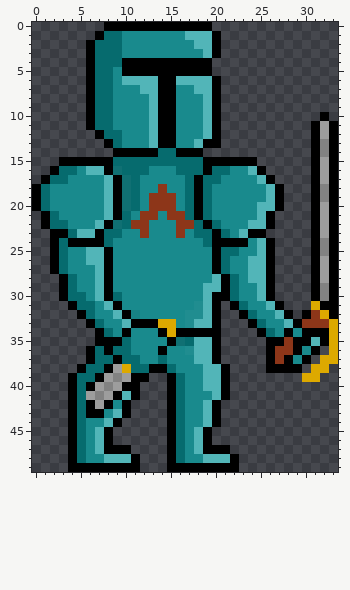
A pixel-art sprite gets an edit: src/media/textures/nkwalk.png. Above is the file before it was changed.
The file is 34x50 pixels. Colours within 5 levels of each other are drawn and written as one.
After:
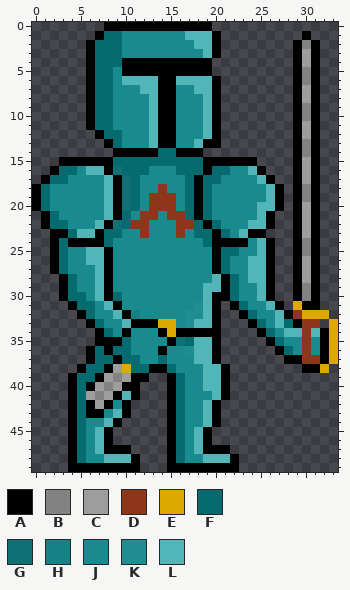
Palette (. is transparent): A #000000  B #828282  C #9d9d9d  D #8d3619  E #dda900  F #066b6e  G #107073  H #178285  J #198a8d  K #208d90  L #52b5b8
The edit:
y 1: x 30 . -> A
y 2: x 29..31 ... -> ABA
y 3..4: x 29..31 ... -> ACA
y 5..6: x 29..31 ... -> ABA
y 7..8: x 29..31 ... -> ACA
y 9: x 29..31 ... -> ABA
y 10: x 29..32 ...A -> ABA.
y 11..12: x 29..30 .. -> AC; x 32..33 CA -> ..
y 13..14: x 29..30 .. -> AB; x 32..33 BA -> ..
y 15..17: x 29..30 .. -> AC; x 32..33 CA -> ..
y 18..19: x 29..30 .. -> AB; x 32..33 BA -> ..
y 20..23: x 29..30 .. -> AC; x 32..33 CA -> ..
y 24..25: x 29..30 .. -> AB; x 32..33 BA -> ..
y 26..28: x 29..30 .. -> AC; x 32..33 CA -> ..
y 29..30: x 29..30 .. -> AB; x 32..33 BA -> ..
y 31: x 29..33 ..EAA -> EAA..
y 32: x 29..31 .AD -> DEE; x 33 A -> .
y 33: x 27..28 JL -> LF; x 32 D -> .
y 34: x 28..31 AJAA -> LLDL
y 35: x 27..31 ADAAL -> FJJDJ
y 36: x 26..32 ADDAJA. -> .AFJDJA
y 37: x 26..27 AD -> ..; x 29..32 JA.E -> ADDA
y 38: x 26..31 AAAA.E -> ....AA
y 39: x 30..31 EE -> ..
Changed places in both pictures, as pixel boxes (x1, y1, x2, y2):
changed: (266, 31, 338, 382)
